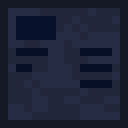
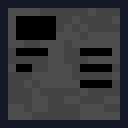
Before/after of a 128×128 layered artwork. What changed in the layer stack:
painted on "fg" over [16, 16, 112, 88]
painted on "MachineBackground" over [8, 8, 120, 120]
